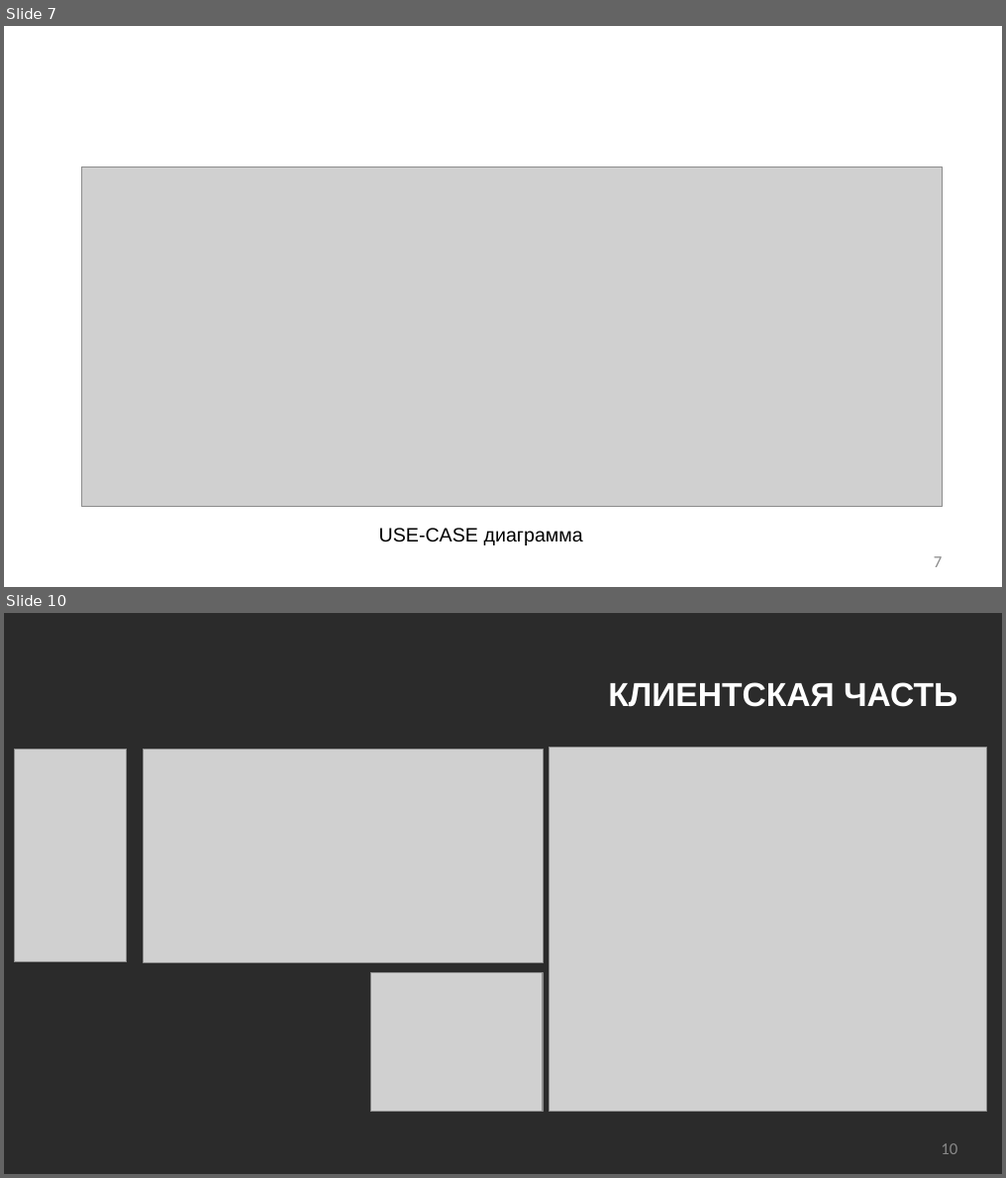
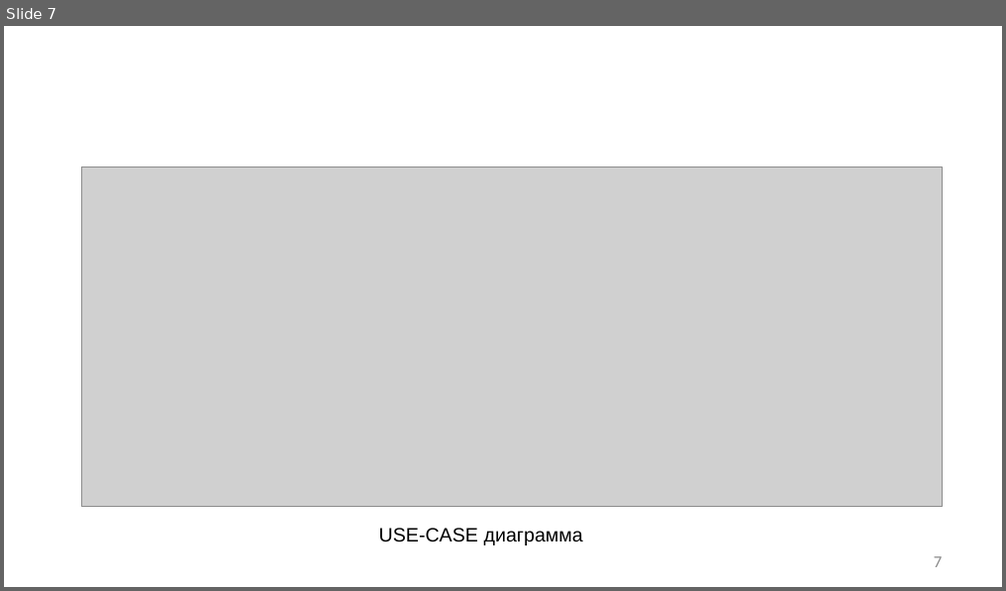
Before and after one commit to VladMexon/DiplomaProject, a slide deck: РИС-20-2б-Мехоношин-ВА-ПП — копия.pptx. Shown one above the other, each under a label of ours: slides 7 and 10 before the commit, slide 7 after it; the slides between them are not shown. The pictures are 1006x1178 and 1006x591 pixels, drawn with LibreOffice and Linux fonts; fonts in the diff are those of the drawing; grey boxes stand for pictures; background and template pictures are left out; a plain dark background stands for a picture behind light text. Boxes give left, top, right and bottom in pixels: in the first picture for what was removed or moved away, otherwise in the second. Text is boxed around its words. In the diff, an @@ line names an element or a change of style, - is before the commit and + after.

```diff
--- a/РИС-20-2б-Мехоношин-ВА-ПП — копия.pptx
+++ b/РИС-20-2б-Мехоношин-ВА-ПП — копия.pptx
@@ slide 10 removed at box(4, 613, 1002, 1174), background picture (left out) @@
@@ title removed at box(608, 682, 957, 707) @@
-КЛИЕНТСКАЯ ЧАСТЬ
@@ picture removed at box(14, 749, 126, 962) @@
@@ picture removed at box(143, 749, 543, 962) @@
@@ picture removed at box(549, 748, 987, 1112) @@
@@ picture removed at box(370, 973, 543, 1112) @@
@@ page number removed at box(941, 1144, 957, 1155) @@
-10
```
Also in this commit, not shown: 1 slide changed, 2 other slides removed, 3 other files.
